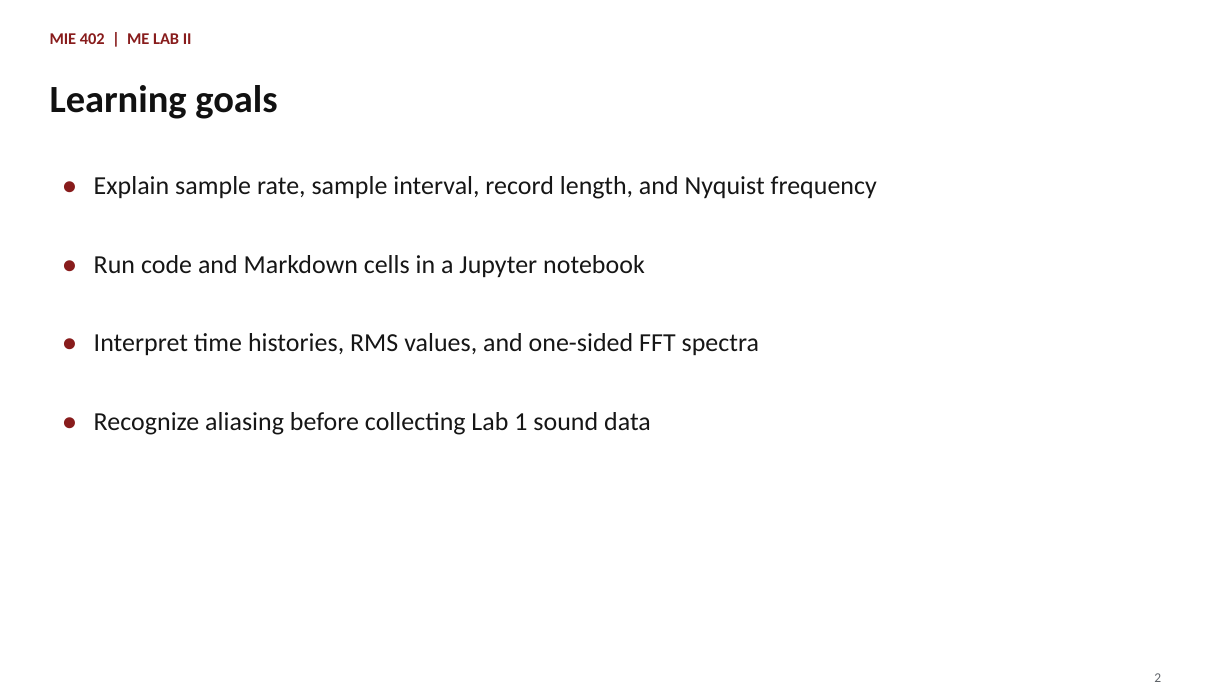
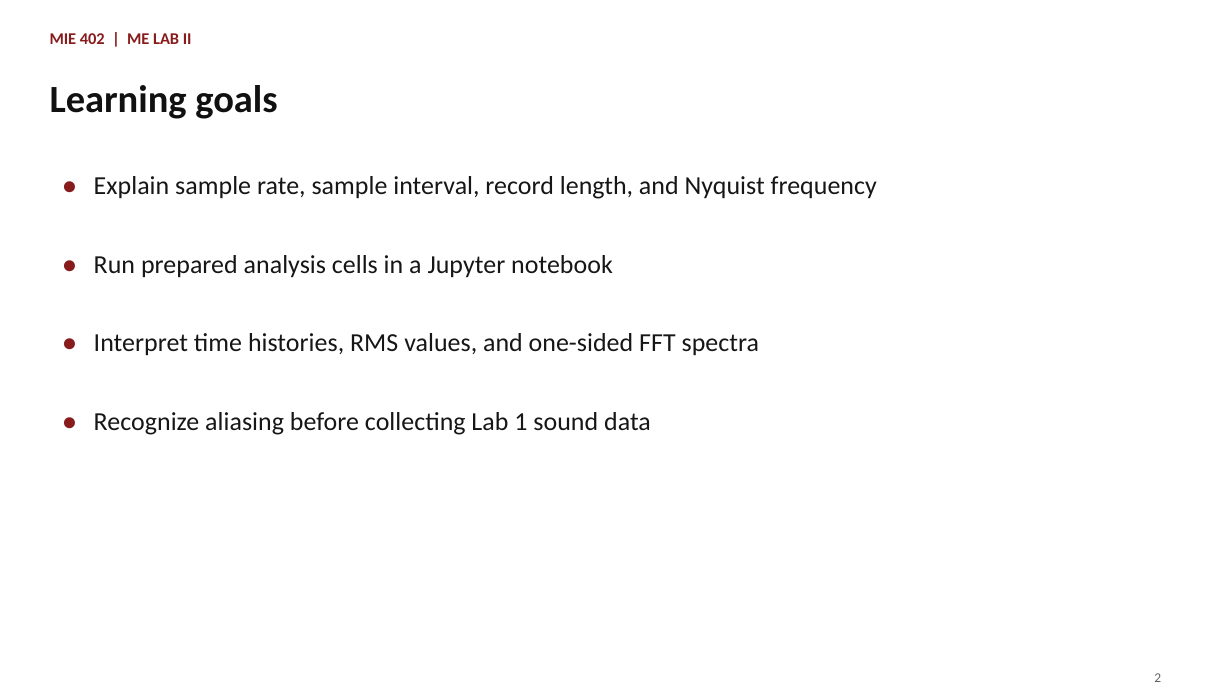
Before and after one commit to Ehsan-Roohi/MIE402-Lab, a slide deck: slide 2 of site/docs/MIE402_Lecture02_Sampling_Jupyter_PreLab1_Fall2026.pptx. Drawn at 1232x693 pixels with LibreOffice and Linux fonts; fonts in the diff are those of the drawing. Boxes give left, top, right and bottom in pixels: in the first picture for what was removed or moved away, otherwise in the second. Text is boxed around its words. In the diff, an @@ line names an element or a change of style, - is before the commit and + after.

Commit message:
Refocus Pre-Lab 1 on data analysis

```diff
--- a/site/docs/MIE402_Lecture02_Sampling_Jupyter_PreLab1_Fall2026.pptx
+++ b/site/docs/MIE402_Lecture02_Sampling_Jupyter_PreLab1_Fall2026.pptx
@@ text at (94, 255, 613, 278): text changed @@
-Run code and Markdown cells in a Jupyter notebook
+Run prepared analysis cells in a Jupyter notebook
```
Also in this commit, not shown: 4 other slides changed, 5 other files.
